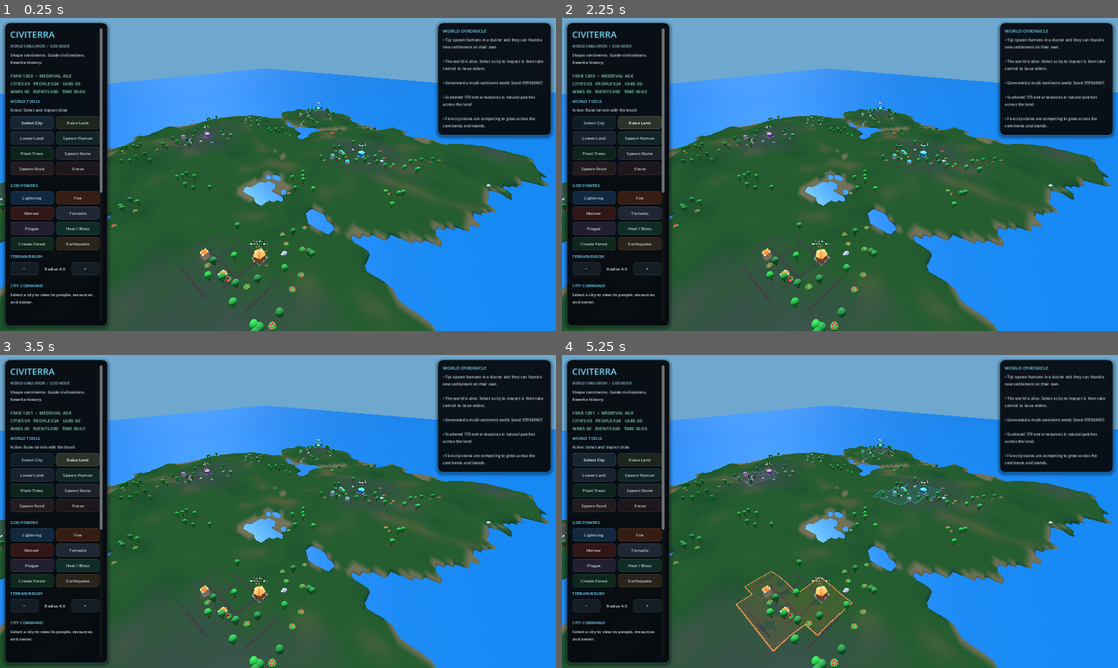
Above: before the commit, frames 1-4 (two rows, left to right).
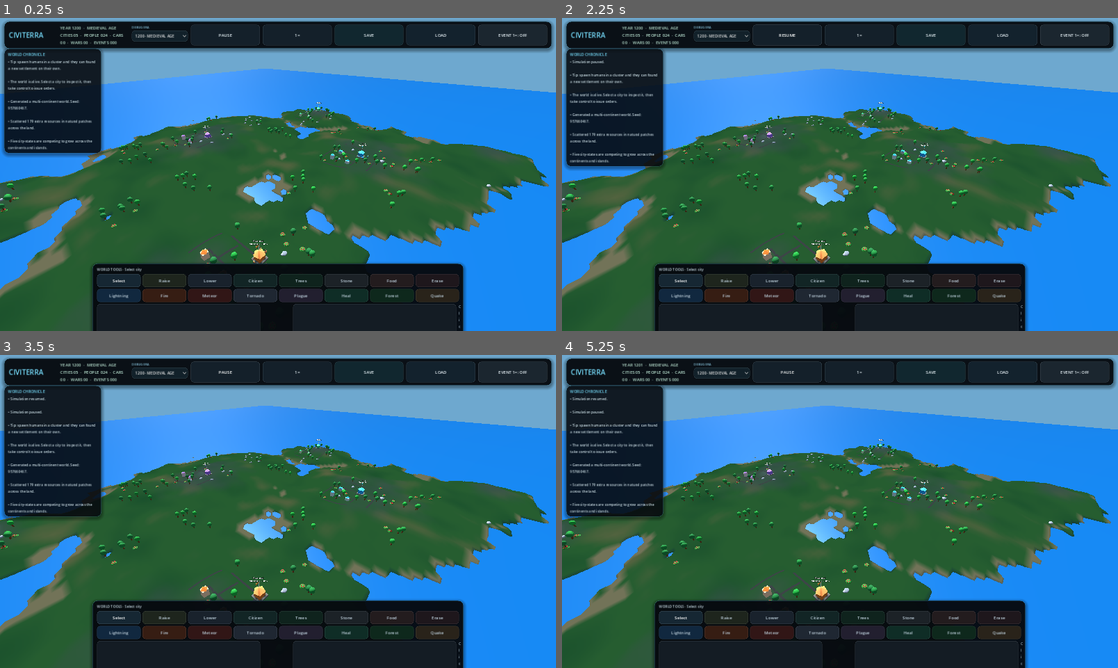
Above: after the commit, the same moments.

Repository: yoimdoingstuff/citysandbox
Game: Godot game, scene res://main.tscn
Two runs of this game, one before a commit and one after it. Both use one fixed random seed, a clock stepped at 60 frames per second and the inputs below.
Inputs (mouse positions are in pixels of both pictures, inside the frame that each line leads up to):
- Up to frame 1 (0.25 s): no input
- Up to frame 2 (2.25 s): click (595, 121) at 0.5 s, where only the run before the commit has a clickable "Select City"; click (639, 121) at 1.25 s, where only the run before the commit has a clickable "Raise Land"; click (789, 33) at 2 s, where only the run after the commit has a clickable "PAUSE"
- Up to frame 3 (3.5 s): click (227, 370) at 2.75 s, where only the run after the commit has a clickable "RESUME"
- Up to frame 4 (5.25 s): click (595, 473) at 3.5 s, where only the run before the commit has a clickable "Lower Land"; click (639, 473) at 4.25 s, where only the run before the commit has a clickable "Spawn Human"; click (595, 467) at 5 s, where only the run before the commit has a clickable "Select City"

The runs differ from the first frame. In frame 1, 40% of the frame differs, in the area x 0-100%, y 0-100%; in frame 2, 39%; in frame 3, 39%; in frame 4, 39%.

Commit message:
Replace side panels with modern contextual HUD and era debugging

Diff:
--- a/main.gd
+++ b/main.gd
@@ -2050,6 +2050,10 @@
 
 
 func _update_simulation_timers(delta: float) -> void:
+	city_defence_timer += delta
+	if city_defence_timer >= 1.0:
+		city_defence_timer = fmod(city_defence_timer, 1.0)
+		_update_city_defences()
 	if territory_refresh_pending:
 		territory_refresh_timer += delta
 		if territory_refresh_timer >= 5.0:
@@ -3737,133 +3741,184 @@
 	ui_root.mouse_filter = Control.MOUSE_FILTER_PASS
 	layer.add_child(ui_root)
 
-	var left_panel := PanelContainer.new()
-	left_panel.anchor_left = 0.0
-	left_panel.anchor_right = 0.0
-	left_panel.anchor_top = 0.0
-	left_panel.anchor_bottom = 1.0
-	left_panel.offset_left = 14.0
-	left_panel.offset_right = 310.0
-	left_panel.offset_top = 14.0
-	left_panel.offset_bottom = -14.0
-	left_panel.add_theme_stylebox_override("panel", _panel_style(Color(0.025, 0.040, 0.060, 0.95)))
-	ui_root.add_child(left_panel)
-	var margin := MarginContainer.new()
-	margin.add_theme_constant_override("margin_left", 14)
-	margin.add_theme_constant_override("margin_right", 14)
-	margin.add_theme_constant_override("margin_top", 14)
-	margin.add_theme_constant_override("margin_bottom", 14)
-	left_panel.add_child(margin)
-	var scroll := ScrollContainer.new()
-	scroll.size_flags_vertical = Control.SIZE_EXPAND_FILL
-	scroll.horizontal_scroll_mode = ScrollContainer.SCROLL_MODE_DISABLED
-	margin.add_child(scroll)
-	var content := VBoxContainer.new()
-	content.size_flags_horizontal = Control.SIZE_EXPAND_FILL
-	content.add_theme_constant_override("separation", 8)
-	scroll.add_child(content)
-
-	content.add_child(_make_label("CIVITERRA", 26, Color(0.46, 0.86, 0.98)))
-	content.add_child(_make_label("WORLD SIMULATION  /  GOD MODE", 10, Color(0.62, 0.78, 0.87)))
-	content.add_child(_make_label("Shape continents. Guide civilizations. Rewrite history.", 12, Color(0.84, 0.89, 0.93)))
-	content.add_child(_make_separator())
-	stats_label = _make_label("CITIES  3     PEOPLE  16", 13, Color(0.52, 0.86, 0.70))
-	content.add_child(stats_label)
-	content.add_child(_make_label("WORLD TOOLS", 12, Color(0.46, 0.86, 0.98)))
-	tool_label = _make_label("Active: Select and inspect cities", 11, Color(0.77, 0.84, 0.88))
-	content.add_child(tool_label)
-	var grid := GridContainer.new()
-	grid.columns = 2
-	grid.add_theme_constant_override("h_separation", 6)
-	grid.add_theme_constant_override("v_separation", 6)
-	content.add_child(grid)
-	_add_tool_button(grid, "Select City", "select", Color(0.12, 0.23, 0.30))
-	_add_tool_button(grid, "Raise Land", "raise", Color(0.29, 0.32, 0.20))
-	_add_tool_button(grid, "Lower Land", "lower", Color(0.23, 0.29, 0.36))
-	_add_tool_button(grid, "Spawn Human", "human", Color(0.15, 0.32, 0.29))
-	_add_tool_button(grid, "Plant Trees", "tree", Color(0.12, 0.30, 0.20))
-	_add_tool_button(grid, "Spawn Stone", "stone", Color(0.27, 0.29, 0.31))
-	_add_tool_button(grid, "Spawn Food", "food", Color(0.35, 0.22, 0.21))
-	_add_tool_button(grid, "Erase", "erase", Color(0.29, 0.17, 0.19))
-
-	content.add_child(_make_separator())
-	content.add_child(_make_label("GOD POWERS", 12, Color(0.46, 0.86, 0.98)))
-	var power_grid := GridContainer.new()
-	power_grid.columns = 2
-	power_grid.add_theme_constant_override("h_separation", 6)
-	power_grid.add_theme_constant_override("v_separation", 6)
-	content.add_child(power_grid)
-	_add_tool_button(power_grid, "Lightning", "lightning", Color(0.14, 0.36, 0.57))
-	_add_tool_button(power_grid, "Fire", "fire", Color(0.58, 0.23, 0.09))
-	_add_tool_button(power_grid, "Meteor", "meteor", Color(0.52, 0.16, 0.12))
-	_add_tool_button(power_grid, "Tornado", "tornado", Color(0.31, 0.35, 0.43))
-	_add_tool_button(power_grid, "Plague", "plague", Color(0.34, 0.26, 0.40))
-	_add_tool_button(power_grid, "Heal / Bless", "heal", Color(0.12, 0.42, 0.30))
-	_add_tool_button(power_grid, "Create Forest", "forest", Color(0.10, 0.36, 0.19))
-	_add_tool_button(power_grid, "Earthquake", "quake", Color(0.42, 0.30, 0.16))
-
-	content.add_child(_make_label("TERRAIN BRUSH", 12, Color(0.46, 0.86, 0.98)))
+	# Compact HUD across the top instead of a permanent controls sidebar.
+	var top_panel := PanelContainer.new()
+	top_panel.anchor_left = 0.0
+	top_panel.anchor_right = 1.0
+	top_panel.anchor_top = 0.0
+	top_panel.anchor_bottom = 0.0
+	top_panel.offset_left = 12.0
+	top_panel.offset_right = -12.0
+	top_panel.offset_top = 10.0
+	top_panel.offset_bottom = 78.0
+	top_panel.add_theme_stylebox_override("panel", _panel_style(Color(0.025, 0.040, 0.060, 0.94)))
+	ui_root.add_child(top_panel)
+	var top_margin := MarginContainer.new()
+	top_margin.add_theme_constant_override("margin_left", 12)
+	top_margin.add_theme_constant_override("margin_right", 12)
+	top_margin.add_theme_constant_override("margin_top", 8)
+	top_margin.add_theme_constant_override("margin_bottom", 8)
+	top_panel.add_child(top_margin)
+	var top_row := HBoxContainer.new()
+	top_row.add_theme_constant_override("separation", 8)
+	top_margin.add_child(top_row)
+	var brand := _make_label("CIVITERRA", 20, Color(0.46, 0.86, 0.98))
+	brand.custom_minimum_size = Vector2(140.0, 0.0)
+	top_row.add_child(brand)
+	stats_label = _make_label("YEAR 1200 · CITIES 05 · PEOPLE 24", 12, Color(0.72, 0.88, 0.81))
+	stats_label.size_flags_horizontal = Control.SIZE_EXPAND_FILL
+	top_row.add_child(stats_label)
+
+	var era_box := VBoxContainer.new()
+	era_box.add_theme_constant_override("separation", 1)
+	era_box.add_child(_make_label("DEBUG ERA", 9, Color(0.51, 0.74, 0.84)))
+	era_skipper = OptionButton.new()
+	era_skipper.custom_minimum_size = Vector2(162.0, 30.0)
+	era_skipper.add_theme_font_size_override("font_size", 11)
+	era_skipper.add_theme_stylebox_override("normal", _button_style(Color(0.11, 0.23, 0.29)))
+	era_skipper.add_theme_stylebox_override("hover", _button_style(Color(0.16, 0.34, 0.42)))
+	for target_year in ERA_SKIP_YEARS:
+		era_skipper.add_item("%d · %s" % [target_year, _historical_era_name(target_year)])
+	era_skipper.item_selected.connect(_on_era_skipper_selected)
+	era_box.add_child(era_skipper)
+	top_row.add_child(era_box)
+
+	pause_button = _make_button("PAUSE", _toggle_pause, Color(0.13, 0.22, 0.29))
+	pause_button.custom_minimum_size = Vector2(76.0, 38.0)
+	top_row.add_child(pause_button)
+	speed_button = _make_button("1×", _cycle_speed, Color(0.13, 0.22, 0.29))
+	speed_button.custom_minimum_size = Vector2(54.0, 38.0)
+	top_row.add_child(speed_button)
+	top_row.add_child(_make_button("SAVE", _save_world, Color(0.10, 0.29, 0.34)))
+	top_row.add_child(_make_button("LOAD", _load_world, Color(0.12, 0.24, 0.32)))
+	top_row.add_child(_make_button("EVENT 1×: OFF", _toggle_reset_speed_on_city_event, Color(0.20, 0.28, 0.34)))
+
+	# Small chronicle panel; it no longer dictates half the screen layout.
+	var chronicle := PanelContainer.new()
+	chronicle.anchor_left = 0.0
+	chronicle.anchor_right = 0.0
+	chronicle.anchor_top = 0.0
+	chronicle.anchor_bottom = 0.0
+	chronicle.offset_left = 12.0
+	chronicle.offset_right = 292.0
+	chronicle.offset_top = 88.0
+	chronicle.offset_bottom = 198.0
+	chronicle.add_theme_stylebox_override("panel", _panel_style(Color(0.025, 0.040, 0.060, 0.84)))
+	ui_root.add_child(chronicle)
+	var chronicle_margin := MarginContainer.new()
+	chronicle_margin.add_theme_constant_override("margin_left", 10)
+	chronicle_margin.add_theme_constant_override("margin_right", 10)
+	chronicle_margin.add_theme_constant_override("margin_top", 7)
+	chronicle_margin.add_theme_constant_override("margin_bottom", 7)
+	chronicle.add_child(chronicle_margin)
+	var chronicle_content := VBoxContainer.new()
+	chronicle_content.add_theme_constant_override("separation", 4)
+	chronicle_margin.add_child(chronicle_content)
+	chronicle_content.add_child(_make_label("WORLD CHRONICLE", 11, Color(0.46, 0.86, 0.98)))
+	log_label = _make_label("Waiting for history to happen...", 10, Color(0.76, 0.83, 0.86))
+	log_label.autowrap_mode = TextServer.AUTOWRAP_WORD_SMART
+	log_label.size_flags_vertical = Control.SIZE_EXPAND_FILL
+	chronicle_content.add_child(log_label)
+
+	# City controls float only while a city is selected.
+	city_context_panel = PanelContainer.new()
+	city_context_panel.anchor_left = 1.0
+	city_context_panel.anchor_right = 1.0
+	city_context_panel.anchor_top = 0.0
+	city_context_panel.anchor_bottom = 0.0
+	city_context_panel.offset_left = -326.0
+	city_context_panel.offset_right = -12.0
+	city_context_panel.offset_top = 90.0
+	city_context_panel.offset_bottom = 408.0
+	city_context_panel.add_theme_stylebox_override("panel", _panel_style(Color(0.025, 0.040, 0.060, 0.94)))
+	ui_root.add_child(city_context_panel)
+	var city_margin := MarginContainer.new()
+	city_margin.add_theme_constant_override("margin_left", 12)
+	city_margin.add_theme_constant_override("margin_right", 12)
+	city_margin.add_theme_constant_override("margin_top", 10)
+	city_margin.add_theme_constant_override("margin_bottom", 10)
+	city_context_panel.add_child(city_margin)
+	var city_content := VBoxContainer.new()
+	city_content.add_theme_constant_override("separation", 6)
+	city_margin.add_child(city_content)
+	city_content.add_child(_make_label("CITY OVERVIEW", 12, Color(0.46, 0.86, 0.98)))
+	city_info_label = _make_label("Select a city to inspect its status.", 11, Color(0.86, 0.89, 0.91))
+	city_info_label.custom_minimum_size = Vector2(0.0, 126.0)
+	city_info_label.autowrap_mode = TextServer.AUTOWRAP_WORD_SMART
+	city_content.add_child(city_info_label)
+	control_button = _make_button("TAKE CONTROL", _take_control, Color(0.12, 0.36, 0.43))
+	city_content.add_child(control_button)
+	missile_button = _make_button("Launch Missile", func(): _prepare_action("missile"), Color(0.45, 0.19, 0.12))
+	city_content.add_child(missile_button)
+	invasion_button = _make_button("Order Invasion", func(): _prepare_action("army"), Color(0.39, 0.20, 0.16))
+	city_content.add_child(invasion_button)
+	ceasefire_button = _make_button("Offer Ceasefire", func(): _prepare_action("peace"), Color(0.20, 0.30, 0.34))
+	city_content.add_child(ceasefire_button)
+	pending_label = _make_label("Select a city, or pick a world tool below.", 10, Color(0.98, 0.77, 0.43))
+	pending_label.autowrap_mode = TextServer.AUTOWRAP_WORD_SMART
+	city_content.add_child(pending_label)
+	city_context_panel.visible = false
+
+	# Bottom tool dock is split into world tools and god powers.
+	var dock := PanelContainer.new()
+	dock.anchor_left = 0.5
+	dock.anchor_right = 0.5
+	dock.anchor_top = 1.0
+	dock.anchor_bottom = 1.0
+	dock.offset_left = -534.0
+	dock.offset_right = 534.0
+	dock.offset_top = -194.0
+	dock.offset_bottom = -10.0
+	dock.add_theme_stylebox_override("panel", _panel_style(Color(0.025, 0.040, 0.060, 0.95)))
+	ui_root.add_child(dock)
+	var dock_margin := MarginContainer.new()
+	dock_margin.add_theme_constant_override("margin_left", 12)
+	dock_margin.add_theme_constant_override("margin_right", 12)
+	dock_margin.add_theme_constant_override("margin_top", 8)
+	dock_margin.add_theme_constant_override("margin_bottom", 8)
+	dock.add_child(dock_margin)
+	var dock_content := VBoxContainer.new()
+	dock_content.add_theme_constant_override("separation", 5)
+	dock_margin.add_child(dock_content)
+	tool_label = _make_label("WORLD TOOLS · Select and inspect cities", 10, Color(0.77, 0.84, 0.88))
+	dock_content.add_child(tool_label)
+	var tools_grid := GridContainer.new()
+	tools_grid.columns = 8
+	tools_grid.add_theme_constant_override("h_separation", 5)
+	tools_grid.add_theme_constant_override("v_separation", 5)
+	dock_content.add_child(tools_grid)
+	_add_tool_button(tools_grid, "Select", "select", Color(0.12, 0.23, 0.30))
+	_add_tool_button(tools_grid, "Raise", "raise", Color(0.29, 0.32, 0.20))
+	_add_tool_button(tools_grid, "Lower", "lower", Color(0.23, 0.29, 0.36))
+	_add_tool_button(tools_grid, "Citizen", "human", Color(0.15, 0.32, 0.29))
+	_add_tool_button(tools_grid, "Trees", "tree", Color(0.12, 0.30, 0.20))
+	_add_tool_button(tools_grid, "Stone", "stone", Color(0.27, 0.29, 0.31))
+	_add_tool_button(tools_grid, "Food", "food", Color(0.35, 0.22, 0.21))
+	_add_tool_button(tools_grid, "Erase", "erase", Color(0.29, 0.17, 0.19))
+	var powers_grid := GridContainer.new()
+	powers_grid.columns = 8
+	powers_grid.add_theme_constant_override("h_separation", 5)
+	powers_grid.add_theme_constant_override("v_separation", 5)
+	dock_content.add_child(powers_grid)
+	_add_tool_button(powers_grid, "Lightning", "lightning", Color(0.14, 0.36, 0.57))
+	_add_tool_button(powers_grid, "Fire", "fire", Color(0.58, 0.23, 0.09))
+	_add_tool_button(powers_grid, "Meteor", "meteor", Color(0.52, 0.16, 0.12))
+	_add_tool_button(powers_grid, "Tornado", "tornado", Color(0.31, 0.35, 0.43))
+	_add_tool_button(powers_grid, "Plague", "plague", Color(0.34, 0.26, 0.40))
+	_add_tool_button(powers_grid, "Heal", "heal", Color(0.12, 0.42, 0.30))
+	_add_tool_button(powers_grid, "Forest", "forest", Color(0.10, 0.36, 0.19))
+	_add_tool_button(powers_grid, "Quake", "quake", Color(0.42, 0.30, 0.16))
 	var brush_row := HBoxContainer.new()
-	brush_row.add_theme_constant_override("separation", 6)
-	content.add_child(brush_row)
+	brush_row.add_theme_constant_override("separation", 7)
+	dock_content.add_child(brush_row)
 	brush_row.add_child(_make_button("−", func(): _change_brush(-1.0), Color(0.13, 0.18, 0.23)))
-	radius_label = _make_label("Radius 4.0", 12, Color(0.84, 0.88, 0.90))
-	radius_label.size_flags_horizontal = Control.SIZE_EXPAND_FILL
+	radius_label = _make_label("Radius 4.0", 10, Color(0.84, 0.88, 0.90))
 	radius_label.horizontal_alignment = HORIZONTAL_ALIGNMENT_CENTER
+	radius_label.custom_minimum_size = Vector2(80.0, 0.0)
 	brush_row.add_child(radius_label)
 	brush_row.add_child(_make_button("+", func(): _change_brush(1.0), Color(0.13, 0.18, 0.23)))
-
-	content.add_child(_make_separator())
-	content.add_child(_make_label("CITY COMMAND", 12, Color(0.46, 0.86, 0.98)))
-	city_info_label = _make_label("Select a city to view its status.", 12, Color(0.86, 0.89, 0.91))
-	city_info_label.custom_minimum_size = Vector2(0, 142)
-	city_info_label.autowrap_mode = TextServer.AUTOWRAP_WORD_SMART
-	content.add_child(city_info_label)
-	control_button = _make_button("CONTROL SELECTED CITY", _take_control, Color(0.12, 0.36, 0.43))
-	content.add_child(control_button)
-	content.add_child(_make_button("Launch Missile", func(): _prepare_action("missile"), Color(0.45, 0.19, 0.12)))
-	content.add_child(_make_button("Order Invasion", func(): _prepare_action("army"), Color(0.39, 0.20, 0.16)))
-	content.add_child(_make_button("Offer Ceasefire", func(): _prepare_action("peace"), Color(0.20, 0.30, 0.34)))
-	pending_label = _make_label("No order pending.", 11, Color(0.98, 0.77, 0.43))
-	pending_label.autowrap_mode = TextServer.AUTOWRAP_WORD_SMART
-	content.add_child(pending_label)
-
-	content.add_child(_make_separator())
-	pause_button = _make_button("Pause Simulation", _toggle_pause, Color(0.13, 0.22, 0.29))
-	content.add_child(pause_button)
-	speed_button = _make_button("Simulation Speed: 1×", _cycle_speed, Color(0.13, 0.22, 0.29))
-	content.add_child(speed_button)
-	content.add_child(_make_button("Reset Speed on City Event: OFF", _toggle_reset_speed_on_city_event, Color(0.20, 0.28, 0.34)))
-	content.add_child(_make_button("Save World", _save_world, Color(0.10, 0.29, 0.34)))
-	content.add_child(_make_button("Load World", _load_world, Color(0.12, 0.24, 0.32)))
-	content.add_child(_make_label("CONTROLS", 12, Color(0.46, 0.86, 0.98)))
-	content.add_child(_make_label("WASD / arrows: move camera\nRight-drag: orbit\nMiddle-drag: pan\nMouse wheel: zoom\nDrag to paint terrain/resources.\nChoose a power, then click the world.", 11, Color(0.68, 0.75, 0.80)))
-
-	var right_panel := PanelContainer.new()
-	right_panel.anchor_left = 1.0
-	right_panel.anchor_right = 1.0
-	right_panel.anchor_top = 0.0
-	right_panel.anchor_bottom = 0.0
-	right_panel.offset_left = -340.0
-	right_panel.offset_right = -14.0
-	right_panel.offset_top = 14.0
-	right_panel.offset_bottom = 294.0
-	right_panel.add_theme_stylebox_override("panel", _panel_style(Color(0.025, 0.040, 0.060, 0.93)))
-	ui_root.add_child(right_panel)
-	var right_margin := MarginContainer.new()
-	right_margin.add_theme_constant_override("margin_left", 13)
-	right_margin.add_theme_constant_override("margin_right", 13)
-	right_margin.add_theme_constant_override("margin_top", 12)
-	right_margin.add_theme_constant_override("margin_bottom", 12)
-	right_panel.add_child(right_margin)
-	var right_content := VBoxContainer.new()
-	right_content.add_theme_constant_override("separation", 7)
-	right_margin.add_child(right_content)
-	right_content.add_child(_make_label("WORLD CHRONICLE", 13, Color(0.46, 0.86, 0.98)))
-	log_label = _make_label("Waiting for history to happen...", 11, Color(0.76, 0.83, 0.86))
-	log_label.autowrap_mode = TextServer.AUTOWRAP_WORD_SMART
-	log_label.size_flags_vertical = Control.SIZE_EXPAND_FILL
-	right_content.add_child(log_label)
+	brush_row.add_child(_make_label("Click a tool, then click or drag on the world · RMB orbit · MMB pan · Wheel zoom", 10, Color(0.61, 0.70, 0.76)))
+	_refresh_ui()
 
 
 func _add_tool_button(parent: GridContainer, text: String, mode: String, tint: Color) -> void:
@@ -3900,7 +3955,11 @@
 
 func _prepare_action(action: String) -> void:
 	if controlled_city < 0 or controlled_city >= cities.size():
-		_log("Choose a city and press CONTROL SELECTED CITY first.")
+		_log("Choose a city and press TAKE CONTROL first.")
+		return
+	if action == "missile" and _world_year() < MISSILE_UNLOCK_YEAR:
+		_log("Missiles unlock in 1945. Use DEBUG ERA to jump forward.")
+		_refresh_ui()
 		return
 	pending_action = action
 	tool_mode = "select"
@@ -3908,7 +3967,7 @@
 		var button: Button = tool_buttons[existing_mode]
 		button.modulate = Color(1.18, 1.18, 1.18) if existing_mode == "select" else Color(0.82, 0.86, 0.89)
 	_refresh_ui()
-	_log("Order ready: click a target city on the map.")
+	_log("Order ready: %s." % ("click any ground point for the missile" if action == "missile" else "click a target city on the map"))
 
 
 func _toggle_pause() -> void:
@@ -4018,11 +4077,24 @@
 
 func _refresh_ui() -> void:
 	var population_counts: Array[int] = _population_counts_by_city()
+	var year: int = _world_year()
 	if is_instance_valid(stats_label):
-		var active_wars: int = wars.size()
-		stats_label.text = "YEAR %d  •  %s\nCITIES %02d   PEOPLE %03d   CARS %02d\nWARS %02d   EVENTS %03d   TIME %s" % [_world_year(), _historical_era_name(_world_year()), cities.size(), people.size(), cars.size(), active_wars, city_events_total, _format_time(game_clock)]
-	if is_instance_valid(radius_label):
-		radius_label.text = "Radius %.1f" % brush_radius
+		stats_label.text = "YEAR %d  ·  %s     CITIES %02d  ·  PEOPLE %03d  ·  CARS %02d  ·  WARS %02d  ·  EVENTS %03d" % [year, _historical_era_name(year), cities.size(), people.size(), cars.size(), wars.size(), city_events_total]
+	if is_instance_valid(era_skipper):
+		var matching_era_index: int = 0
+		for era_index in range(ERA_SKIP_YEARS.size()):
+			if ERA_SKIP_YEARS[era_index] <= year:
+				matching_era_index = era_index
+		if era_skipper.selected != matching_era_index:
+			era_skipper.select(matching_era_index)
+	if is_instance_valid(pause_button):
+		pause_button.text = "RESUME" if paused else "PAUSE"
+	if is_instance_valid(speed_button):
+		speed_button.text = "%d×" % int(sim_speed)
+	for node in ui_root.find_children("*", "Button", true, false):
+		var setting_button: Button = node as Button
+		if setting_button.text.begins_with("Reset Speed on City Event:") or setting_button.text.begins_with("EVENT 1×:"):
+			setting_button.text = "EVENT 1×: ON" if reset_speed_on_city_event else "EVENT 1×: OFF"
 	if is_instance_valid(selection_ring):
 		if selected_city >= 0 and selected_city < cities.size():
 			selection_ring.visible = true
@@ -4030,42 +4102,46 @@
 		else:
 			selection_ring.visible = false
 	if is_instance_valid(tool_label):
-		var tool_names: Dictionary = {"select": "Select and inspect cities", "raise": "Raise terrain with the brush", "lower": "Lower terrain with the brush", "human": "Spawn humans; clusters can found settlements", "tree": "Plant a wood resource", "stone": "Place a stone deposit", "food": "Place a food resource", "erase": "Erase a nearby human or resource", "lightning": "Strike the ground with lightning", "fire": "Start a spreading fire", "meteor": "Call down a destructive meteor", "tornado": "Send a moving vortex through the world", "plague": "Infect humans and let sickness spread", "heal": "Bless an area with new people", "forest": "Create a grove of trees", "quake": "Shake and deform the land"}
-		tool_label.text = "Active: %s" % str(tool_names.get(tool_mode, tool_mode))
+		var tool_names: Dictionary = {"select": "WORLD TOOLS · Select city", "raise": "WORLD TOOLS · Raise terrain", "lower": "WORLD TOOLS · Lower terrain", "human": "WORLD TOOLS · Spawn citizens", "tree": "WORLD TOOLS · Plant trees", "stone": "WORLD TOOLS · Place stone", "food": "WORLD TOOLS · Place food", "erase": "WORLD TOOLS · Erase object", "lightning": "GOD POWERS · Lightning", "fire": "GOD POWERS · Fire", "meteor": "GOD POWERS · Meteor", "tornado": "GOD POWERS · Tornado", "plague": "GOD POWERS · Plague", "heal": "GOD POWERS · Bless", "forest": "GOD POWERS · Forest", "quake": "GOD POWERS · Earthquake"}
+		tool_label.text = str(tool_names.get(tool_mode, "WORLD TOOLS · Select city"))
 	for city_index in range(cities.size()):
 		var population_now: int = population_counts[city_index]
 		cities[city_index]["population"] = population_now
 		var stage: int = int(cities[city_index].get("stage", 0))
 		if is_instance_valid(cities[city_index]["label"]):
-			var city_status: String = "ABANDONED" if population_now <= 0 else _city_stage_name(stage)
-			var label_text: String = "%s\n%s | POP %d" % [cities[city_index]["name"], city_status, population_now]
+			var label_text: String = "%s\n%s | POP %d" % [cities[city_index]["name"], "ABANDONED" if population_now <= 0 else _city_stage_name(stage), population_now]
 			if cities[city_index]["label"].text != label_text:
 				cities[city_index]["label"].text = label_text
-			var label_color: Color = Color(0.66, 0.70, 0.72) if population_now <= 0 else Color.WHITE
-			if cities[city_index]["label"].modulate != label_color:
-				cities[city_index]["label"].modulate = label_color
+			cities[city_index]["label"].modulate = Color(0.66, 0.70, 0.72) if population_now <= 0 else Color.WHITE
+	if is_instance_valid(city_context_panel):
+		city_context_panel.visible = selected_city >= 0 and selected_city < cities.size()
 	if is_instance_valid(city_info_label):
 		if selected_city >= 0 and selected_city < cities.size():
 			var city: Dictionary = cities[selected_city]
 			var owner_id: int = int(city["owner"])
 			var owner_name: String = cities[owner_id]["name"] if owner_id >= 0 and owner_id < cities.size() else city["name"]
-			city_info_label.text = "SELECTED  %s\nDEVELOPMENT  %s\nPOPULATION  %d\nTERRITORY  %d land tiles\nSTABILITY %.0f%%  SECURITY %.0f%%\nWEALTH %d  OWNER %s\nFOOD %d   WOOD %d   STONE %d" % [city["name"], _city_stage_ …(293 unchanged characters)…
+			city_info_label.text = "%s\n%s · POP %d\nTERRITORY %d land tiles\nSTABILITY %.0f%% · SECURITY %.0f%%\nWEALTH %d · OWNER %s\nFOOD %d · WOOD %d · STONE %d" % [city["name"], _city_stage_ …(293 unchanged characters)…
 		else:
-			city_info_label.text = "Select a city to view its people, resources and owner."
+			city_info_label.text = "Select a city to inspect it."
 	if is_instance_valid(control_button):
-		if controlled_city >= 0 and controlled_city < cities.size():
-			control_button.text = "COMMANDING: %s" % cities[controlled_city]["name"]
-		else:
-			control_button.text = "CONTROL SELECTED CITY"
+		control_button.text = "COMMANDING: %s" % cities[controlled_city]["name"] if controlled_city >= 0 and controlled_city < cities.size() else "TAKE CONTROL"
+	if is_instance_valid(missile_button):
+		missile_button.disabled = year < MISSILE_UNLOCK_YEAR or controlled_city < 0 or controlled_city >= cities.size()
+		missile_button.tooltip_text = "Missiles unlock in 1945." if year < MISSILE_UNLOCK_YEAR else "Choose this, then click any point on the world."
+	if is_instance_valid(invasion_button):
+		invasion_button.disabled = controlled_city < 0 or controlled_city >= cities.size()
+	if is_instance_valid(ceasefire_button):
+		ceasefire_button.disabled = controlled_city < 0 or controlled_city >= cities.size()
 	if is_instance_valid(pending_label):
-		if pending_action == "missile":
-			pending_label.text = "MISSILE: click the city you want to hit."
-		elif pending_action == "army":
-			pending_label.text = "INVASION: click the city to attack."
-		elif pending_action == "peace":
-			pending_label.text = "CEASEFIRE: click the other city."
-		else:
-			pending_label.text = "Tool: %s" % tool_mode.capitalize()
+		match pending_action:
+			"missile":
+				pending_label.text = "MISSILE: click any ground point on the map."
+			"army":
+				pending_label.text = "INVASION: click the target city."
+			"peace":
+				pending_label.text = "CEASEFIRE: click the other city."
+			_:
+				pending_label.text = "Select a city, or pick a world tool below."
 	if is_instance_valid(log_label):
 		log_label.text = _joined_logs()
 
@@ -4570,6 +4646,25 @@
 			return "MEDIEVAL AGE"
 
 
+func _on_era_skipper_selected(index: int) -> void:
+	if index < 0 or index >= ERA_SKIP_YEARS.size():
+		return
+	var target_year: int = ERA_SKIP_YEARS[index]
+	game_clock = maxf(0.0, float(target_year - STARTING_YEAR) * SECONDS_PER_YEAR)
+	last_architecture_era = -1
+	_update_historical_era(true)
+	if target_year < 1900:
+		for car in cars:
+			if is_instance_valid(car.get("node")):
+				car["node"].queue_free()
+		cars.clear()
+		_update_world_detail_levels()
+	else:
+		_update_traffic_population()
+	_refresh_ui()
+	_log("DEBUG ERA SKIP: Time set to %d (%s)." % [target_year, _historical_era_name(target_year)])
+
+
 func _update_historical_era(force: bool = false) -> void:
 	var year: int = _world_year()
 	var era: int = _historical_era_index(year)
